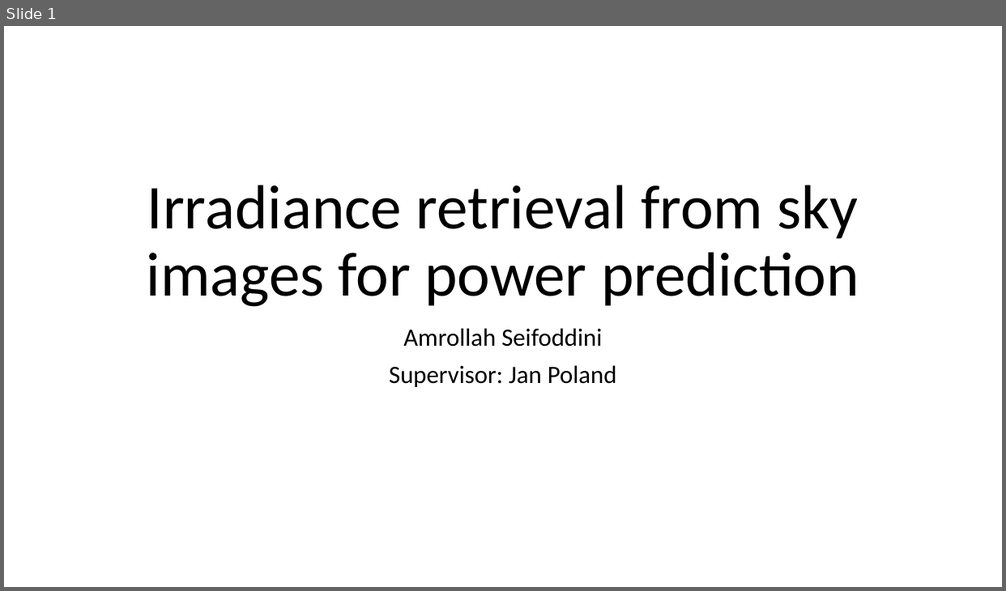
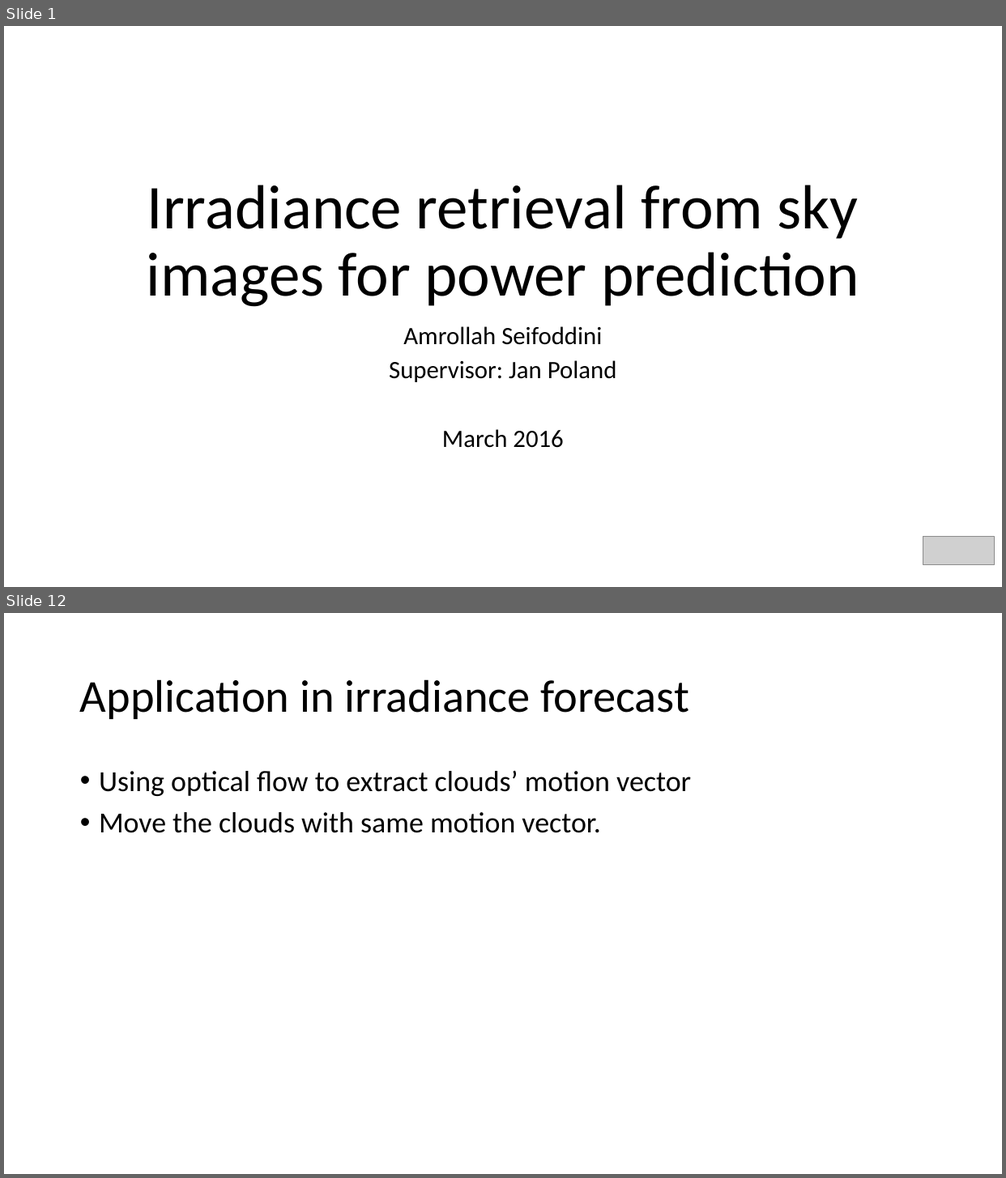
Before and after one commit to amrollah/ms_proj, a slide deck: docs/Amri_presentation.pptx. Shown one above the other, each under a label of ours: slide 1 before the commit, slides 1 and 12 after it; the slides between them are not shown. The pictures are 1006x591 and 1006x1178 pixels, drawn with LibreOffice and Linux fonts; fonts in the diff are those of the drawing; grey boxes stand for pictures. Boxes give left, top, right and bottom in pixels: in the first picture for what was removed or moved away, otherwise in the second. Text is boxed around its words. In the diff, an @@ line names an element or a change of style, - is before the commit and + after.

```diff
--- a/docs/Amri_presentation.pptx
+++ b/docs/Amri_presentation.pptx
@@ slide 12 added at <box>4,613,1002,1174</box>, background #FFFFFF @@
@@ title added at <box>80,679,690,719</box>, 44 pt, text #000000 @@
+Application in irradiance forecast
@@ text added at <box>99,770,691,833</box>, 28 pt, text #000000 @@
+• Using optical flow to extract clouds’ motion vector
+• Move the clouds with same motion vector.
@@ slide 1 changed as well @@
@@ subtitle at <box>389,327,617,382</box>: line spacing 0.9 to 0.8 @@
@@ subtitle at <box>442,429,563,448</box>: paragraph added @@
+March 2016
@@ picture added at <box>923,536,995,565</box> @@
```
Also in this commit, not shown: 11 other slides added, 6 other files.
